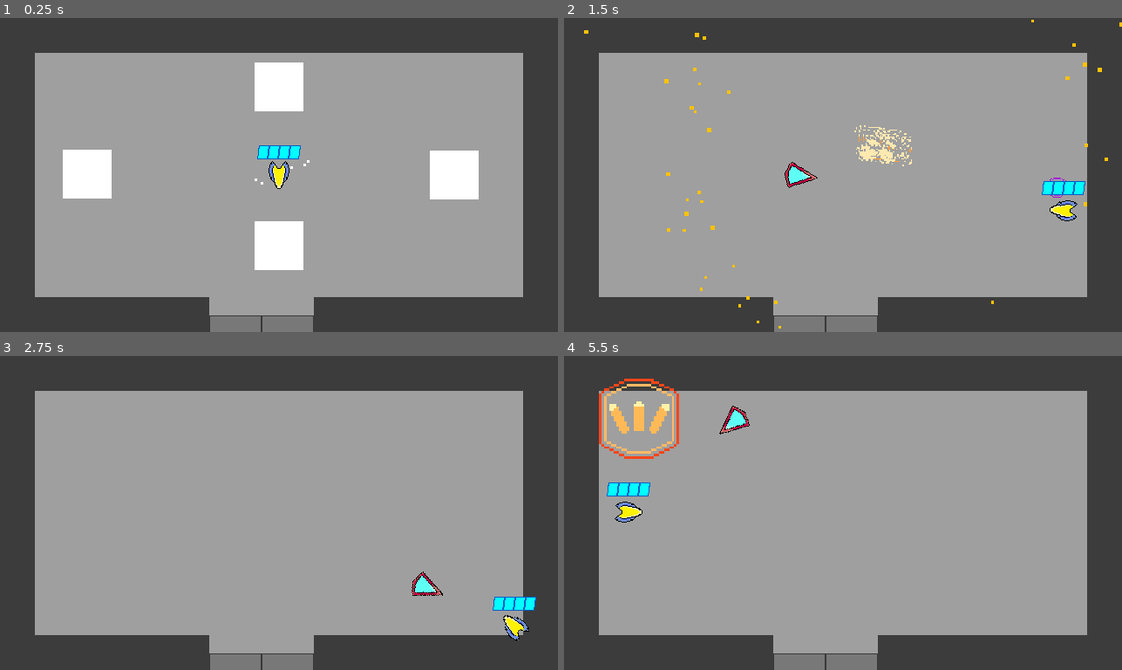
Above: before the commit, frames 1-4 (two rows, left to right).
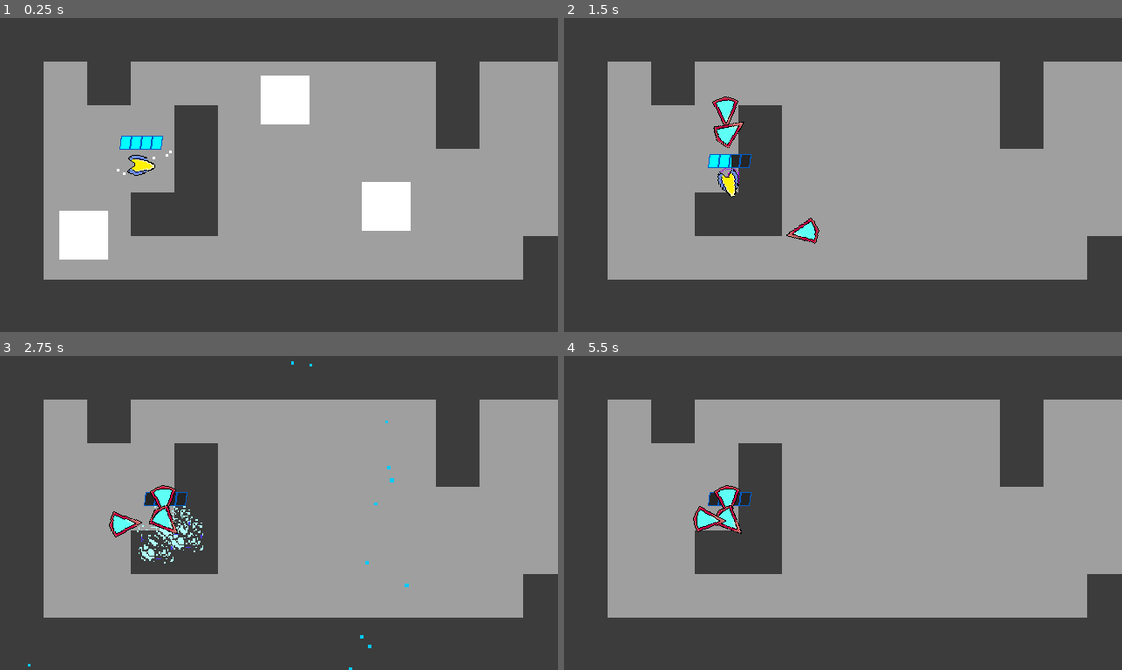
Above: after the commit, the same moments.

Repository: Nick98765432/Space-Blast
Game: Godot game, scene res://Levels/Level levels/node_2d.tscn
Same seed, same stepped clock (60 frames per second), same inputs: the game is played once before the commit and once after it. Before the commit the project starts from res://Levels/Level levels/Level 1-1.tscn. The engine's default icon, where the game draws it, is replaced by a stand-in: a white triangle on a blue panel in a dark square. Sound files missing from this copy of the repository are replaced by a short silence.
Inputs (mouse positions are in pixels of both pictures, inside the frame that each line leads up to):
- Up to frame 1 (0.25 s): no input
- Up to frame 2 (1.5 s): move the mouse to (965, 159) at 0.52 s; hold D (right) 0.53-1.28 s; right-click (965, 159) at 0.6 s; move the mouse to (731, 190) at 1.27 s; hold S (down) from 1.28 s (still down); tap 3 (fullAuto) at 1.35 s
- Up to frame 3 (2.75 s): move the mouse to (334, 443) at 2.02 s; release S (down) at 2.03 s; hold D (right) from 2.03 s (still down); tap E (interact) at 2.1 s
- Up to frame 4 (5.5 s): move the mouse to (815, 575) at 2.77 s; release D (right) at 2.78 s; hold W (up) 2.78-3.53 s; tap Space (parry) at 2.85 s; move the mouse to (1010, 560) at 3.52 s; press the mouse at (1010, 560) at 3.53 s; hold A (left) 3.53-5.03 s; move the mouse to (675, 465) at 4.27 s; release the mouse at (675, 465) at 4.28 s; tap 1 (shot) at 4.35 s; move the mouse to (870, 513) at 5.02 s; hold S (down) from 5.03 s (still down); tap 2 (shotgun) at 5.1 s

The runs differ from the first frame. In frame 1, 30% of the frame differs, in the area x 6-100%, y 11-100%; in frame 2, 24%; in frame 3, 23%; in frame 4, 24%.

Commit message:
added keycards

Diff:
--- a/Levels/Level levels/Level 1-1.tscn
+++ b/Levels/Level levels/Level 1-1.tscn
@@ -7,14 +7,14 @@
 [ext_resource type="Script" path="res://Levels/intro.gd" id="2_q7nqy"]
 [ext_resource type="AudioStream" uid="uid://b46mr55iao38r" path="res://Sounds/Music/Taken Over - Infrared Scale.wav" id="3_0f2sw"]
 [ext_resource type="Script" path="res://Levels/music.gd" id="4_cis8l"]
-[ext_resource type="PackedScene" uid="uid://dt5edhor2d5qh" path="res://Levels/LevelBuilderStuff/Scenes/useful stuff/Rooms.tscn" id="4_hc4nc"]
-[ext_resource type="PackedScene" uid="uid://c010tag2g5f0o" path="res://Levels/LevelBuilderStuff/Scenes/useful stuff/Waves.tscn" id="5_uni4x"]
+[ext_resource type="PackedScene" uid="uid://dt5edhor2d5qh" path="res://Levels/LevelBuilderStuff/Scenes/useful stuff/level format/Rooms.tscn" id="4_hc4nc"]
+[ext_resource type="PackedScene" uid="uid://c010tag2g5f0o" path="res://Levels/LevelBuilderStuff/Scenes/useful stuff/level format/Waves.tscn" id="5_uni4x"]
 [ext_resource type="PackedScene" uid="uid://b2ibhn8rcdb1e" path="res://Levels/LevelBuilderStuff/Scenes/spawners/meleeSpawner.tscn" id="6_xjeo8"]
 [ext_resource type="PackedScene" uid="uid://ca3yhjtp63qow" path="res://Levels/LevelBuilderStuff/Scenes/spawners/projGuySpawner.tscn" id="7_wut71"]
-[ext_resource type="PackedScene" uid="uid://4p3e8ik3mhq" path="res://Levels/LevelBuilderStuff/Scenes/useful stuff/nextRoom.tscn" id="8_x0my1"]
-[ext_resource type="PackedScene" uid="uid://dlvxlfrxyvtrx" path="res://Levels/LevelBuilderStuff/Scenes/useful stuff/Door.tscn" id="9_lfx80"]
+[ext_resource type="PackedScene" uid="uid://4p3e8ik3mhq" path="res://Levels/LevelBuilderStuff/Scenes/useful stuff/encounterTransitions/nextRoom.tscn" id="8_x0my1"]
+[ext_resource type="PackedScene" uid="uid://dlvxlfrxyvtrx" path="res://Levels/LevelBuilderStuff/Scenes/useful stuff/doorStuff/Door.tscn" id="9_lfx80"]
 [ext_resource type="PackedScene" uid="uid://ly8tu4r8ls8n" path="res://Levels/LevelBuilderStuff/Scenes/spawners/scatterShotGuySpawner.tscn" id="14_ewdbv"]
-[ext_resource type="PackedScene" uid="uid://c6nybe6m7akgp" path="res://Levels/LevelBuilderStuff/Scenes/useful stuff/LevelEnd.tscn" id="15_y5r7r"]
+[ext_resource type="PackedScene" uid="uid://c6nybe6m7akgp" path="res://Levels/LevelBuilderStuff/Scenes/useful stuff/level format/LevelEnd.tscn" id="15_y5r7r"]
 [ext_resource type="PackedScene" uid="uid://brty50fkbop4r" path="res://Levels/Level levels/node_2d.tscn" id="16_xw2px"]
 
 [sub_resource type="NavigationPolygon" id="NavigationPolygon_2f3ce"]
--- a/Levels/Level levels/Level 1.tscn
+++ b/Levels/Level levels/Level 1.tscn
@@ -6,8 +6,8 @@
 [ext_resource type="Script" path="res://Levels/music.gd" id="4_ni2gn"]
 [ext_resource type="Texture2D" uid="uid://g1xvkre0j6i5" path="res://Levels/Sprites and Assets/space.png" id="6_ol1wq"]
 [ext_resource type="PackedScene" uid="uid://cqwptbkpsicpn" path="res://UI/Upgrades.tscn" id="7_k4m7s"]
-[ext_resource type="PackedScene" uid="uid://dsyhccs874dfd" path="res://Levels/LevelBuilderStuff/Scenes/useful stuff/roomGate.tscn" id="8_averx"]
-[ext_resource type="PackedScene" uid="uid://4p3e8ik3mhq" path="res://Levels/LevelBuilderStuff/Scenes/useful stuff/nextRoom.tscn" id="9_m864a"]
+[ext_resource type="PackedScene" uid="uid://dsyhccs874dfd" path="res://Levels/LevelBuilderStuff/Scenes/useful stuff/obsolete/roomGate.tscn" id="8_averx"]
+[ext_resource type="PackedScene" uid="uid://4p3e8ik3mhq" path="res://Levels/LevelBuilderStuff/Scenes/useful stuff/encounterTransitions/nextRoom.tscn" id="9_m864a"]
 [ext_resource type="PackedScene" uid="uid://bnhvdwpsykjnm" path="res://Levels/LevelBuilderStuff/Scenes/Spawner.tscn" id="10_ue1tk"]
 
 [sub_resource type="RectangleShape2D" id="RectangleShape2D_0qpdx"]
--- a/Levels/Level levels/node_2d.tscn
+++ b/Levels/Level levels/node_2d.tscn
@@ -7,13 +7,13 @@
 [ext_resource type="Script" path="res://Levels/intro.gd" id="2_wckgg"]
 [ext_resource type="AudioStream" uid="uid://bi20r3lox2aba" path="res://Sounds/Music/Another Chance - Infrared Scale.wav" id="3_wb4fq"]
 [ext_resource type="Script" path="res://Levels/music.gd" id="4_6g4th"]
-[ext_resource type="PackedScene" uid="uid://dsyhccs874dfd" path="res://Levels/LevelBuilderStuff/Scenes/useful stuff/roomGate.tscn" id="6_58jge"]
-[ext_resource type="PackedScene" uid="uid://4p3e8ik3mhq" path="res://Levels/LevelBuilderStuff/Scenes/useful stuff/nextRoom.tscn" id="7_rod3q"]
+[ext_resource type="PackedScene" uid="uid://dsyhccs874dfd" path="res://Levels/LevelBuilderStuff/Scenes/useful stuff/obsolete/roomGate.tscn" id="6_58jge"]
+[ext_resource type="PackedScene" uid="uid://4p3e8ik3mhq" path="res://Levels/LevelBuilderStuff/Scenes/useful stuff/encounterTransitions/nextRoom.tscn" id="7_rod3q"]
 [ext_resource type="Script" path="res://Levels/camera_2d.gd" id="8_lqixe"]
-[ext_resource type="PackedScene" uid="uid://hx5hf1kujilx" path="res://Levels/LevelBuilderStuff/Scenes/useful stuff/nextEncounter.tscn" id="10_mkktg"]
+[ext_resource type="PackedScene" uid="uid://hx5hf1kujilx" path="res://Levels/LevelBuilderStuff/Scenes/useful stuff/encounterTransitions/nextEncounter.tscn" id="10_mkktg"]
 [ext_resource type="Texture2D" uid="uid://g1xvkre0j6i5" path="res://Levels/Sprites and Assets/space.png" id="10_w2tp5"]
-[ext_resource type="PackedScene" uid="uid://dt5edhor2d5qh" path="res://Levels/LevelBuilderStuff/Scenes/useful stuff/Rooms.tscn" id="13_ywboc"]
-[ext_resource type="PackedScene" uid="uid://c010tag2g5f0o" path="res://Levels/LevelBuilderStuff/Scenes/useful stuff/Waves.tscn" id="14_ol85r"]
+[ext_resource type="PackedScene" uid="uid://dt5edhor2d5qh" path="res://Levels/LevelBuilderStuff/Scenes/useful stuff/level format/Rooms.tscn" id="13_ywboc"]
+[ext_resource type="PackedScene" uid="uid://c010tag2g5f0o" path="res://Levels/LevelBuilderStuff/Scenes/useful stuff/level format/Waves.tscn" id="14_ol85r"]
 [ext_resource type="PackedScene" uid="uid://b2ibhn8rcdb1e" path="res://Levels/LevelBuilderStuff/Scenes/spawners/meleeSpawner.tscn" id="15_q20t5"]
 [ext_resource type="PackedScene" uid="uid://ly8tu4r8ls8n" path="res://Levels/LevelBuilderStuff/Scenes/spawners/scatterShotGuySpawner.tscn" id="15_w1io5"]
 [ext_resource type="PackedScene" uid="uid://ca3yhjtp63qow" path="res://Levels/LevelBuilderStuff/Scenes/spawners/projGuySpawner.tscn" id="16_g7p25"]
@@ -75,7 +75,7 @@
 player = NodePath("../Player")
 
 [node name="Player" parent="." groups=["player"] instance=ExtResource("1_re1we")]
-position = Vector2(172, 165)
+position = Vector2(162, 169)
 
 [node name="RoomGate" parent="." node_paths=PackedStringArray("player") instance=ExtResource("6_58jge")]
 position = Vector2(637, 162)
--- /dev/null
+++ b/Levels/LevelBuilderStuff/Scenes/keycard.tscn
@@ -0,0 +1,16 @@
+[gd_scene load_steps=3 format=3 uid="uid://c7far6oiso75b"]
+
+[ext_resource type="Script" path="res://Levels/LevelBuilderStuff/keycard.gd" id="1_b14da"]
+
+[sub_resource type="RectangleShape2D" id="RectangleShape2D_unhnn"]
+size = Vector2(98, 62)
+
+[node name="Keycard" type="Node2D"]
+script = ExtResource("1_b14da")
+
+[node name="Area2D" type="Area2D" parent="."]
+
+[node name="CollisionShape2D" type="CollisionShape2D" parent="Area2D"]
+shape = SubResource("RectangleShape2D_unhnn")
+
+[connection signal="body_entered" from="Area2D" to="." method="_on_area_2d_body_entered"]
--- a/Levels/LevelBuilderStuff/Scenes/spawners/FinalBossManSpawner.tscn
+++ b/Levels/LevelBuilderStuff/Scenes/spawners/FinalBossManSpawner.tscn
@@ -1,7 +1,7 @@
 [gd_scene load_steps=5 format=3 uid="uid://bd40b2hfwiidv"]
 
 [ext_resource type="Texture2D" uid="uid://cb5vbn80xhgw7" path="res://Enemies/Sprites and Assets/spade boss.png" id="1_4x3t2"]
-[ext_resource type="Script" path="res://Levels/LevelBuilderStuff/Scenes/spawners/enemy_spawner.gd" id="1_retkx"]
+[ext_resource type="Script" path="res://Levels/LevelBuilderStuff/enemy_spawner.gd" id="1_retkx"]
 [ext_resource type="PackedScene" uid="uid://c4ppiwa3gxtir" path="res://Enemies/Scenes/AceMan.tscn" id="2_n0cge"]
 
 [sub_resource type="CircleShape2D" id="CircleShape2D_qvroy"]
--- a/Levels/LevelBuilderStuff/Scenes/spawners/GunManSpawner.tscn
+++ b/Levels/LevelBuilderStuff/Scenes/spawners/GunManSpawner.tscn
@@ -1,7 +1,7 @@
 [gd_scene load_steps=5 format=3 uid="uid://c0tlo2ft5d445"]
 
 [ext_resource type="Texture2D" uid="uid://nvxfte3traah" path="res://Enemies/Sprites and Assets/evil Space Blast man.png" id="1_tun82"]
-[ext_resource type="Script" path="res://Levels/LevelBuilderStuff/Scenes/spawners/enemy_spawner.gd" id="1_w2m0t"]
+[ext_resource type="Script" path="res://Levels/LevelBuilderStuff/enemy_spawner.gd" id="1_w2m0t"]
 [ext_resource type="PackedScene" uid="uid://dxh3f8dmbtts7" path="res://Enemies/Scenes/GunMan.tscn" id="2_hn5ha"]
 
 [sub_resource type="CircleShape2D" id="CircleShape2D_ldbqq"]
--- a/Levels/LevelBuilderStuff/Scenes/spawners/dashGuySpawner.tscn
+++ b/Levels/LevelBuilderStuff/Scenes/spawners/dashGuySpawner.tscn
@@ -1,6 +1,6 @@
 [gd_scene load_steps=5 format=3 uid="uid://chgxv86w7uwq3"]
 
-[ext_resource type="Script" path="res://Levels/LevelBuilderStuff/Scenes/spawners/enemy_spawner.gd" id="1_jut2x"]
+[ext_resource type="Script" path="res://Levels/LevelBuilderStuff/enemy_spawner.gd" id="1_jut2x"]
 [ext_resource type="PackedScene" uid="uid://dlsq1o0y6vrt" path="res://Enemies/Scenes/DashGuy.tscn" id="2_b4dd5"]
 [ext_resource type="Texture2D" uid="uid://cxyqnx6xehoc5" path="res://Enemies/Sprites and Assets/DashGuy.png" id="2_e01ci"]
 
--- a/Levels/LevelBuilderStuff/Scenes/spawners/meleeSpawner.tscn
+++ b/Levels/LevelBuilderStuff/Scenes/spawners/meleeSpawner.tscn
@@ -1,6 +1,6 @@
 [gd_scene load_steps=5 format=3 uid="uid://b2ibhn8rcdb1e"]
 
-[ext_resource type="Script" path="res://Levels/LevelBuilderStuff/Scenes/spawners/enemy_spawner.gd" id="1_sru2a"]
+[ext_resource type="Script" path="res://Levels/LevelBuilderStuff/enemy_spawner.gd" id="1_sru2a"]
 [ext_resource type="Texture2D" uid="uid://decqqpikrw5fl" path="res://Enemies/Sprites and Assets/Melee.png" id="1_vq3yn"]
 [ext_resource type="PackedScene" uid="uid://csiqn5fgo30nh" path="res://Enemies/Scenes/melee enemy.tscn" id="2_xt8ui"]
 
--- a/Levels/LevelBuilderStuff/Scenes/spawners/projGuySpawner.tscn
+++ b/Levels/LevelBuilderStuff/Scenes/spawners/projGuySpawner.tscn
@@ -1,7 +1,7 @@
 [gd_scene load_steps=5 format=3 uid="uid://ca3yhjtp63qow"]
 
 [ext_resource type="Texture2D" uid="uid://dq8eqdkltadel" path="res://Enemies/Sprites and Assets/proj.png" id="1_2xueg"]
-[ext_resource type="Script" path="res://Levels/LevelBuilderStuff/Scenes/spawners/enemy_spawner.gd" id="1_3vb85"]
+[ext_resource type="Script" path="res://Levels/LevelBuilderStuff/enemy_spawner.gd" id="1_3vb85"]
 [ext_resource type="PackedScene" uid="uid://ci60x2iasc3fy" path="res://Enemies/Scenes/Projectile enemy.tscn" id="2_hhhbu"]
 
 [sub_resource type="CircleShape2D" id="CircleShape2D_4dlsb"]
--- a/Levels/LevelBuilderStuff/Scenes/spawners/scatterShotGuySpawner.tscn
+++ b/Levels/LevelBuilderStuff/Scenes/spawners/scatterShotGuySpawner.tscn
@@ -1,6 +1,6 @@
 [gd_scene load_steps=5 format=3 uid="uid://ly8tu4r8ls8n"]
 
-[ext_resource type="Script" path="res://Levels/LevelBuilderStuff/Scenes/spawners/enemy_spawner.gd" id="1_26mxq"]
+[ext_resource type="Script" path="res://Levels/LevelBuilderStuff/enemy_spawner.gd" id="1_26mxq"]
 [ext_resource type="PackedScene" uid="uid://u517u5q5jdrt" path="res://Enemies/Scenes/dashyProjGuy.tscn" id="2_qbkil"]
 [ext_resource type="Texture2D" uid="uid://ccaw0kv4536d1" path="res://Enemies/Sprites and Assets/bossMan1.png" id="3_3bety"]
 
--- a/Levels/LevelBuilderStuff/Scenes/spawners/teleGuySpawner.tscn
+++ b/Levels/LevelBuilderStuff/Scenes/spawners/teleGuySpawner.tscn
@@ -1,7 +1,7 @@
 [gd_scene load_steps=5 format=3 uid="uid://ctf1qegjgm8oq"]
 
 [ext_resource type="Texture2D" uid="uid://ic5rmg46vvx2" path="res://Enemies/Sprites and Assets/teleGuy.png" id="1_5764p"]
-[ext_resource type="Script" path="res://Levels/LevelBuilderStuff/Scenes/spawners/enemy_spawner.gd" id="1_no0qw"]
+[ext_resource type="Script" path="res://Levels/LevelBuilderStuff/enemy_spawner.gd" id="1_no0qw"]
 [ext_resource type="PackedScene" uid="uid://besa8sh5wvqpr" path="res://Enemies/Scenes/teleGuy.tscn" id="2_656h1"]
 
 [sub_resource type="CircleShape2D" id="CircleShape2D_fetj8"]
--- /dev/null
+++ b/Levels/LevelBuilderStuff/Scenes/useful stuff/doorStuff/BlueKey.tscn
@@ -0,0 +1,13 @@
+[gd_scene load_steps=3 format=3 uid="uid://dl3av0h2o7153"]
+
+[ext_resource type="Texture2D" uid="uid://c31nxwngibvxg" path="res://Levels/Sprites and Assets/icon.svg" id="1_cpvws"]
+[ext_resource type="PackedScene" uid="uid://c7far6oiso75b" path="res://Levels/LevelBuilderStuff/Scenes/keycard.tscn" id="2_bl7wq"]
+
+[node name="BlueKey" type="Node2D"]
+
+[node name="Sprite2D" type="Sprite2D" parent="."]
+scale = Vector2(0.796875, 0.453125)
+texture = ExtResource("1_cpvws")
+
+[node name="Keycard" parent="." instance=ExtResource("2_bl7wq")]
+blue = true
--- /dev/null
+++ b/Levels/LevelBuilderStuff/Scenes/useful stuff/doorStuff/RedKey.tscn
@@ -0,0 +1,14 @@
+[gd_scene load_steps=3 format=3 uid="uid://s5rskgpj4mpd"]
+
+[ext_resource type="Texture2D" uid="uid://c31nxwngibvxg" path="res://Levels/Sprites and Assets/icon.svg" id="1_y5wr5"]
+[ext_resource type="PackedScene" uid="uid://c7far6oiso75b" path="res://Levels/LevelBuilderStuff/Scenes/keycard.tscn" id="2_kg3c2"]
+
+[node name="RedKey" type="Node2D"]
+texture_filter = 1
+
+[node name="Sprite2D" type="Sprite2D" parent="."]
+scale = Vector2(0.8125, 0.515625)
+texture = ExtResource("1_y5wr5")
+
+[node name="Keycard" parent="." instance=ExtResource("2_kg3c2")]
+red = true
--- a/Levels/LevelBuilderStuff/Scenes/useful stuff/LevelEnd.tscn
+++ b/Levels/LevelBuilderStuff/Scenes/useful stuff/level format/LevelEnd.tscn
@@ -1,14 +1,14 @@
 [gd_scene load_steps=5 format=3 uid="uid://c6nybe6m7akgp"]
 
-[ext_resource type="PackedScene" uid="uid://dlvxlfrxyvtrx" path="res://Levels/LevelBuilderStuff/Scenes/useful stuff/Door.tscn" id="1_4adg0"]
-[ext_resource type="Script" path="res://Levels/LevelBuilderStuff/Scenes/useful stuff/level_end.gd" id="1_mybvg"]
+[ext_resource type="PackedScene" uid="uid://dlvxlfrxyvtrx" path="res://Levels/LevelBuilderStuff/Scenes/useful stuff/doorStuff/Door.tscn" id="1_4adg0"]
+[ext_resource type="Script" path="res://Levels/LevelBuilderStuff/level_end.gd" id="1_e7vxh"]
 
 [sub_resource type="RectangleShape2D" id="RectangleShape2D_l44au"]
 
 [sub_resource type="RectangleShape2D" id="RectangleShape2D_7xl5i"]
 
 [node name="LevelEnd" type="Node2D"]
-script = ExtResource("1_mybvg")
+script = ExtResource("1_e7vxh")
 
 [node name="Door" parent="." instance=ExtResource("1_4adg0")]
 
--- a/Levels/LevelBuilderStuff/door.gd
+++ b/Levels/LevelBuilderStuff/door.gd
@@ -3,8 +3,11 @@
 var opened: bool = false
 var locked: bool = false
 @export var speed: float = 10
+@export var red: bool = false
+@export var blue: bool = false
 @onready var upper: StaticBody2D = $upper
 @onready var lower: StaticBody2D = $lower
+@onready var player: Player = get_tree().get_first_node_in_group("player")
 
 func _ready() -> void:
 	Signals.connect("lock", _on_lock)
@@ -16,6 +19,12 @@
 		close()
 	else:
 		open()
+	if red:
+		if not player.keycards.has("red"):
+			locked = true
+	if blue:
+		if not player.keycards.has("blue"):
+			locked = true
 
 func open():
 	var delta = get_process_delta_time()
--- /dev/null
+++ b/Levels/LevelBuilderStuff/keycard.gd
@@ -0,0 +1,21 @@
+extends Node2D
+
+
+@export var red: bool = false
+@export var blue: bool = false
+
+
+
+
+func _on_area_2d_body_entered(body: Node2D) -> void:
+	if body is Player:
+		if red:
+			body.keycards.append("red")
+			giveKey()
+		elif blue:
+			body.keycards.append("blue")
+			giveKey()
+
+func giveKey():
+	Signals.emit_signal("unlock")
+	get_parent().queue_free()
--- a/Player/player.gd
+++ b/Player/player.gd
@@ -28,6 +28,7 @@
 var ableToShoot: bool = true
 var direction: float
 var current: Vector2
+var keycards: Array = []
 @onready var spawnLocation: Vector2 = global_position
 @onready var parry_timer: Timer = $"parry timer"
 @onready var shot_cooldown: Timer = $"Shot cooldown"
--- a/project.godot
+++ b/project.godot
@@ -11,7 +11,7 @@
 [application]
 
 config/name="Space Blast the Remake"
-run/main_scene="res://Levels/Level levels/Level 1-1.tscn"
+run/main_scene="res://Levels/Level levels/node_2d.tscn"
 config/features=PackedStringArray("4.3", "Mobile")
 config/icon="res://Levels/Sprites and Assets/icon.svg"
 
Renamed: Levels/LevelBuilderStuff/Scenes/useful stuff/Door.tscn -> Levels/LevelBuilderStuff/Scenes/useful stuff/doorStuff/Door.tscn
Renamed: Levels/LevelBuilderStuff/Scenes/useful stuff/nextEncounter.tscn -> Levels/LevelBuilderStuff/Scenes/useful stuff/encounterTransitions/nextEncounter.tscn
Renamed: Levels/LevelBuilderStuff/Scenes/useful stuff/nextRoom.tscn -> Levels/LevelBuilderStuff/Scenes/useful stuff/encounterTransitions/nextRoom.tscn
Renamed: Levels/LevelBuilderStuff/Scenes/useful stuff/Rooms.tscn -> Levels/LevelBuilderStuff/Scenes/useful stuff/level format/Rooms.tscn
Renamed: Levels/LevelBuilderStuff/Scenes/useful stuff/Waves.tscn -> Levels/LevelBuilderStuff/Scenes/useful stuff/level format/Waves.tscn
Renamed: Levels/LevelBuilderStuff/Scenes/useful stuff/roomGate.tscn -> Levels/LevelBuilderStuff/Scenes/useful stuff/obsolete/roomGate.tscn
Renamed: Levels/LevelBuilderStuff/Scenes/spawners/enemy_spawner.gd -> Levels/LevelBuilderStuff/enemy_spawner.gd
Renamed: Levels/LevelBuilderStuff/Scenes/useful stuff/level_end.gd -> Levels/LevelBuilderStuff/level_end.gd
